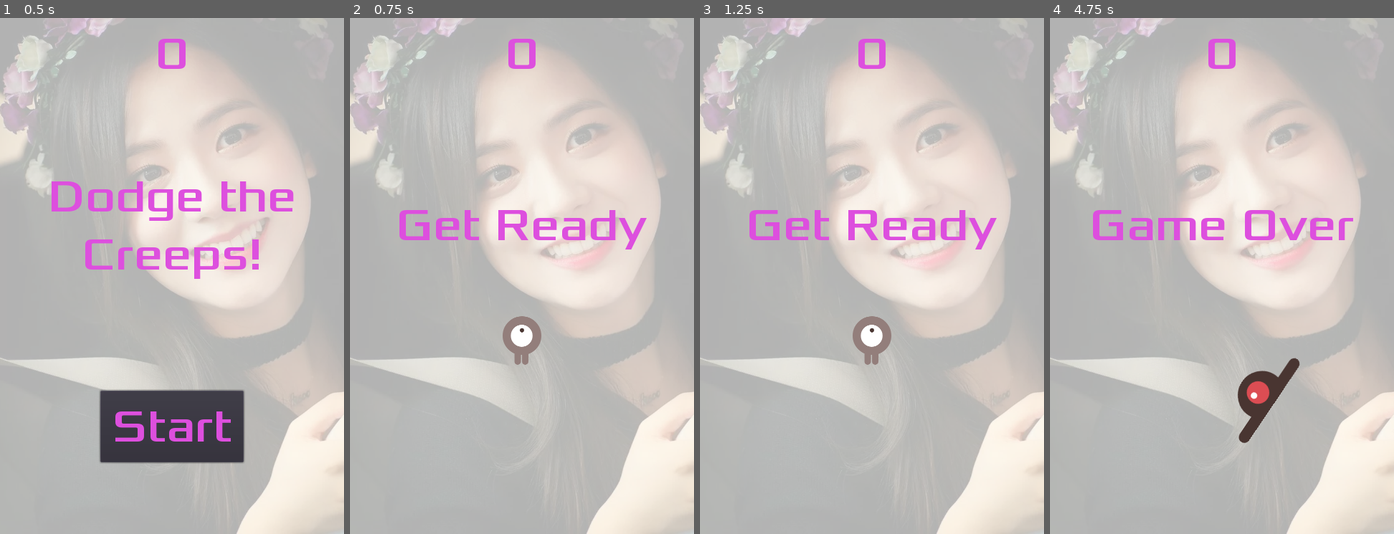
Above: before the commit, frames 1-4 (left to right).
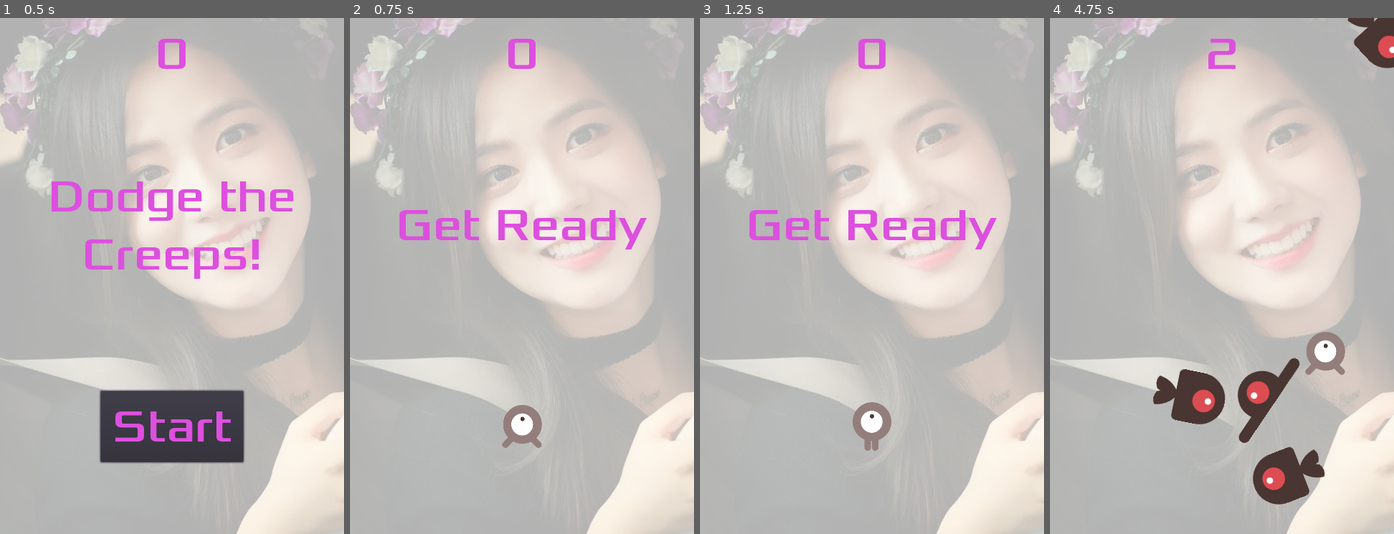
Above: after the commit, the same moments.

Repository: NitiJaru/demoGoDot
Game: Godot game, scene res://Main.tscn
Two runs of this game, one before a commit and one after it. Both use one fixed random seed, a clock stepped at 60 frames per second and the inputs below. Sound files missing from this copy of the repository are replaced by a short silence.
Inputs (mouse positions are in pixels of both pictures, inside the frame that each line leads up to):
- Up to frame 1 (0.5 s): no input
- Up to frame 2 (0.75 s): click "Start" at 0.5 s
- Up to frame 3 (1.25 s): no input
- Up to frame 4 (4.75 s): tap Enter at 1.25 s; move the mouse to (1297, 250) at 1.27 s; hold Right (ui_right) 1.28-2.03 s; move the mouse to (1153, 301) at 2.02 s; hold Down (ui_down) 2.03-2.78 s; move the mouse to (1256, 162) at 2.77 s; hold Right (ui_right) 2.78-3.53 s; move the mouse to (1204, 379) at 3.52 s; hold Up (ui_up) 3.53-4.28 s; move the mouse to (1325, 353) at 4.27 s; hold Left (ui_left) from 4.28 s (still down)

Frame 1 is identical in both runs. In frame 2, 1.5% of the frame differs, in the area x 44-56%, y 57-84%; in frame 3, 1.5%; in frame 4, 6.6%, in the area x 12-100%, y 0-95%.

Commit message:
Update myFirstGame use mouse position instead keyboard input
Signed-off-by: Earn <earndarkness@perfenterprise.com>

Diff:
--- a/src/myFirstGame/HUD.gd
+++ b/src/myFirstGame/HUD.gd
@@ -13,6 +13,7 @@
     $MessageTimer.start()
 
 func show_game_over():
+    Input.set_mouse_mode(Input.MOUSE_MODE_VISIBLE)
     show_message("Game Over")
     yield($MessageTimer, "timeout")
     $StartButton.show()
@@ -26,6 +27,7 @@
     $StartButton.hide()
     emit_signal("start_game")
     $ButtonSound.play()
+    Input.set_mouse_mode(Input.MOUSE_MODE_HIDDEN)
     pass # replace with function body
 
 func _on_MessageTimer_timeout():
--- a/src/myFirstGame/HUD.tscn
+++ b/src/myFirstGame/HUD.tscn
@@ -28,7 +28,7 @@
 font_data = ExtResource( 2 )
 _sections_unfolded = [ "Font", "Settings" ]
 
-[node name="HUD" type="CanvasLayer" index="0"]
+[node name="HUD" type="CanvasLayer"]
 
 layer = 1
 offset = Vector2( 0, 0 )
--- a/src/myFirstGame/Main.gd
+++ b/src/myFirstGame/Main.gd
@@ -23,7 +23,7 @@
 
 func new_game():
     score = 0
-    $Player.start($StartPosition.position)
+    $Player.start()
     $StartTimer.start()
     $HUD.update_score(score)
     $HUD.show_message("Get Ready")
--- a/src/myFirstGame/Main.tscn
+++ b/src/myFirstGame/Main.tscn
@@ -15,7 +15,7 @@
 "points": PoolVector2Array( 0, 0, 0, 0, -0.0228882, -0.0706525, 0, 0, 0, 0, 480.019, 0.111965, 0, 0, 0, 0, 481.059, 719.409, 0, 0, 0, 0, -0.276482, 719.897, 0, 0, 0, 0, -0.0228882, -0.0706525 )
 }
 
-[node name="Main" type="Node"]
+[node name="Main" type="Node" index="0"]
 
 script = ExtResource( 1 )
 Mob = ExtResource( 2 )
@@ -50,12 +50,7 @@
 one_shot = true
 autostart = false
 
-[node name="StartPosition" type="Position2D" parent="." index="5"]
-
-position = Vector2( 240, 450 )
-_sections_unfolded = [ "Transform" ]
-
-[node name="MobPath" type="Path2D" parent="." index="6"]
+[node name="MobPath" type="Path2D" parent="." index="5"]
 
 editor/display_folded = true
 self_modulate = Color( 0.5, 0.6, 1, 0.7 )
@@ -64,7 +59,7 @@
 [node name="MobSpawnLocation" type="PathFollow2D" parent="MobPath" index="0"]
 
 position = Vector2( -0.0228882, -0.0706525 )
-rotation = 0.000380422
+rotation = 0.000380417
 offset = 0.0
 h_offset = 0.0
 v_offset = 0.0
@@ -73,9 +68,9 @@
 loop = true
 lookahead = 4.0
 
-[node name="HUD" parent="." index="7" instance=ExtResource( 5 )]
+[node name="HUD" parent="." index="6" instance=ExtResource( 5 )]
 
-[node name="BackgroundSound" type="AudioStreamPlayer" parent="." index="8"]
+[node name="BackgroundSound" type="AudioStreamPlayer" parent="." index="7"]
 
 stream = ExtResource( 6 )
 volume_db = 0.0
@@ -84,7 +79,7 @@
 mix_target = 0
 bus = "Master"
 
-[node name="DeathSound" type="AudioStreamPlayer" parent="." index="9"]
+[node name="DeathSound" type="AudioStreamPlayer" parent="." index="8"]
 
 stream = ExtResource( 7 )
 volume_db = 0.0
--- a/src/myFirstGame/Mob.tscn
+++ b/src/myFirstGame/Mob.tscn
@@ -33,7 +33,7 @@
 radius = 46.7812
 height = -22.935
 
-[node name="Mob" type="RigidBody2D" index="0"]
+[node name="Mob" type="RigidBody2D"]
 
 input_pickable = false
 collision_layer = 1
@@ -63,6 +63,7 @@
 scale = Vector2( 0.75, 0.75 )
 frames = SubResource( 1 )
 animation = "walk"
+frame = 1
 playing = true
 _sections_unfolded = [ "Transform" ]
 
--- a/src/myFirstGame/Player.gd
+++ b/src/myFirstGame/Player.gd
@@ -10,32 +10,36 @@
 	hide()
 	pass
 
-func _process(delta):
-    var velocity = Vector2() # The player's movement vector.
-    if Input.is_action_pressed("ui_right"):
-        velocity.x += 1
-    if Input.is_action_pressed("ui_left"):
-        velocity.x -= 1
-    if Input.is_action_pressed("ui_down"):
-        velocity.y += 1
-    if Input.is_action_pressed("ui_up"):
-        velocity.y -= 1
-    if velocity.length() > 0:
-        velocity = velocity.normalized() * speed
-        $AnimatedSprite.play()
-    else:
-        $AnimatedSprite.stop()
-    position += velocity * delta
-    position.x = clamp(position.x, 0, screensize.x)
-    position.y = clamp(position.y, 0, screensize.y)
+func _input(event):
+   if event is InputEventMouseMotion:
+      position = event.position
 
-    if velocity.x != 0:
-        $AnimatedSprite.animation = "right"
-        $AnimatedSprite.flip_v = false
-        $AnimatedSprite.flip_h = velocity.x < 0
-    elif velocity.y != 0:
-        $AnimatedSprite.animation = "up"
-        $AnimatedSprite.flip_v = velocity.y > 0
+#func _process(delta):
+#    var velocity = Vector2() # The player's movement vector.
+#    if Input.is_action_pressed("ui_right"):
+#        velocity.x += 1
+#    if Input.is_action_pressed("ui_left"):
+#        velocity.x -= 1
+#    if Input.is_action_pressed("ui_down"):
+#        velocity.y += 1
+#    if Input.is_action_pressed("ui_up"):
+#        velocity.y -= 1
+#    if velocity.length() > 0:
+#        velocity = velocity.normalized() * speed
+#        $AnimatedSprite.play()
+#    else:
+#        $AnimatedSprite.stop()
+#    position += velocity * delta
+#    position.x = clamp(position.x, 0, screensize.x)
+#    position.y = clamp(position.y, 0, screensize.y)
+#
+#    if velocity.x != 0:
+#        $AnimatedSprite.animation = "right"
+#        $AnimatedSprite.flip_v = false
+#        $AnimatedSprite.flip_h = velocity.x < 0
+#    elif velocity.y != 0:
+#        $AnimatedSprite.animation = "up"
+#        $AnimatedSprite.flip_v = velocity.y > 0
 
 func _on_Player_body_entered(body):
     hide() # Player disappears after being hit.
@@ -43,7 +47,6 @@
     $CollisionShape2D.disabled = true
     pass # replace with function body
 
-func start(pos):
-    position = pos
+func start():
     show()
     $CollisionShape2D.disabled = false
--- a/src/myFirstGame/Player.tscn
+++ b/src/myFirstGame/Player.tscn
@@ -1,22 +1,22 @@
 [gd_scene load_steps=8 format=2]
 
 [ext_resource path="res://Player.gd" type="Script" id=1]
-[ext_resource path="res://art/playerGrey_walk1.png" type="Texture" id=2]
-[ext_resource path="res://art/playerGrey_walk2.png" type="Texture" id=3]
-[ext_resource path="res://art/playerGrey_up1.png" type="Texture" id=4]
-[ext_resource path="res://art/playerGrey_up2.png" type="Texture" id=5]
+[ext_resource path="res://art/playerGrey_up1.png" type="Texture" id=2]
+[ext_resource path="res://art/playerGrey_up2.png" type="Texture" id=3]
+[ext_resource path="res://art/playerGrey_walk1.png" type="Texture" id=4]
+[ext_resource path="res://art/playerGrey_walk2.png" type="Texture" id=5]
 
 [sub_resource type="SpriteFrames" id=1]
 
 animations = [ {
 "frames": [ ExtResource( 2 ), ExtResource( 3 ) ],
 "loop": true,
-"name": "right",
+"name": "up",
 "speed": 5.0
 }, {
 "frames": [ ExtResource( 4 ), ExtResource( 5 ) ],
 "loop": true,
-"name": "up",
+"name": "right",
 "speed": 5.0
 } ]
 
@@ -26,7 +26,7 @@
 radius = 27.1854
 height = 13.3443
 
-[node name="Player" type="Area2D" index="0"]
+[node name="Player" type="Area2D"]
 
 input_pickable = true
 gravity_vec = Vector2( 0, 1 )
@@ -46,6 +46,7 @@
 scale = Vector2( 0.5, 0.5 )
 frames = SubResource( 1 )
 animation = "up"
+playing = true
 _sections_unfolded = [ "Transform" ]
 
 [node name="CollisionShape2D" type="CollisionShape2D" parent="." index="1"]
--- a/src/myFirstGame/project.godot
+++ b/src/myFirstGame/project.godot
@@ -18,6 +18,7 @@
 
 window/size/width=480
 window/size/height=720
+window/size/resizable=false
 
 [rendering]
 
